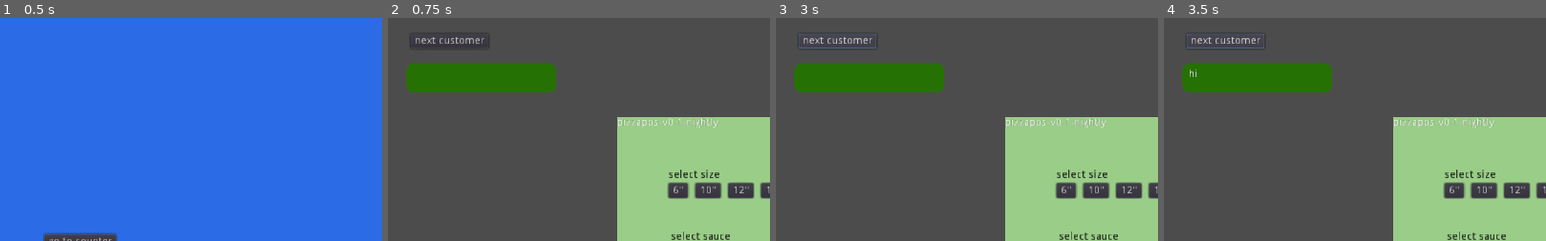
Above: before the commit, frames 1-4 (left to right).
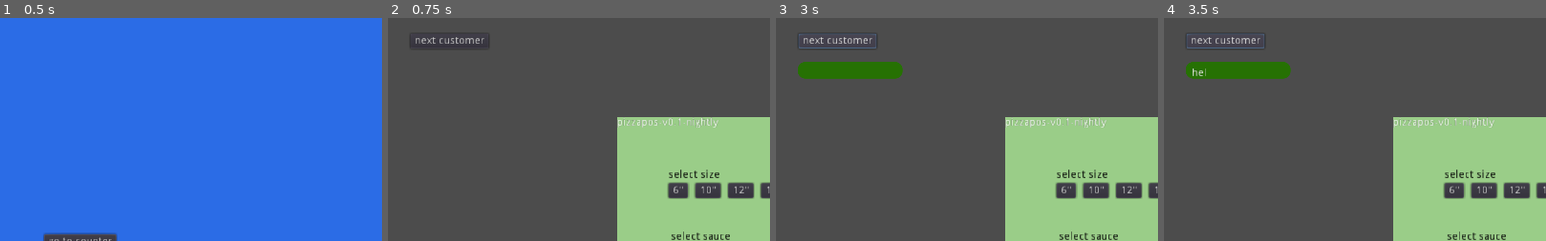
Above: after the commit, the same moments.

Repository: lstebner/pizzatheworld
Game: Godot game, scene res://scenes/PizzaShop.tscn
The game is run twice, just before and just after one commit, with the same random seed, the same clock (stepped at 60 frames per second) and the same inputs.
Inputs:
- Up to frame 1 (0.5 s): no input
- Up to frame 2 (0.75 s): click "go to counter" at 0.5 s
- Up to frame 3 (3 s): click "normal" at 1.25 s; click "normal" at 2 s; click "next customer" at 2.75 s
- Up to frame 4 (3.5 s): no input
The pictures show only the part of the screen within x 0-50%, y 0-50%; the shares and areas given below are measured in that part.

Frame 1 is identical in both runs. In frame 2, 5.1% of the frame differs, in the area x 4-44%, y 20-34%; in frame 3, 3.3%; in frame 4, 3.4%.

Commit message:
feat: Customer model
  - Models.Customer has been added and given the ability to choose an
    order at random, and turn it into an array of dialog messages
  - added timer to DialogBubble for delay after laster character is
    shown before signaling 'complete'
  - added logic to Counter to create customers adhoc, and display the
    dialog to order

  future considerations:
  move the customer dialog rendering from Counter to something with less
  other responsibilities

Diff:
--- a/Models.gd
+++ b/Models.gd
@@ -56,6 +56,18 @@
 
 	func setNoCheese():
 		cheese = Constants.CHEESES.none
+
+	func setCheese(newCheese):
+		cheese = newCheese
+
+	func setSauce(newSauce):
+		sauce = newSauce
+
+	func setToppings(listOfToppings):
+		toppings = listOfToppings
+
+	func numToppings():
+		return toppings.size()
 
 	func finishPrep():
 		if !isComplete(): return
@@ -247,3 +259,78 @@
 			items += "\n%s" % newLineItem
 
 		return items
+
+class Customer:
+	var desiredPizzas = []
+	var rng = RandomNumberGenerator.new()
+
+	func _init():
+		rng.randomize()
+		for i in 5:
+			desiredPizzas.append(pickPizza())
+
+	func pickPizza():
+		var pizza = Models.Pizza.new()
+
+		pizza.setSize(pickSizeForPizza())
+		pizza.setSauce(pickSauceForPizza())
+		pizza.setCheese(pickCheeseForPizza())
+		pizza.setToppings(pickToppingsForPizza())
+
+		return pizza
+
+	func pickSizeForPizza():
+		var randomSize = rng.randi() % Constants.PIZZA_SIZES.size()
+		return Constants.PIZZA_SIZES.values()[randomSize]
+
+	func pickSauceForPizza():
+		var randomSauce = rng.randi() % Constants.SAUCES.size()
+		return Constants.SAUCES.values()[randomSauce]
+
+	func pickCheeseForPizza():
+		var randomCheese = rng.randi() % Constants.CHEESES.size()
+		return Constants.CHEESES.values()[randomCheese]
+
+	func pickToppingsForPizza():
+		if rng.randi() % 3 == 1:
+			return []
+
+		var numToppings = rng.randi() % 8 - 3
+
+		if numToppings < 1: return []
+
+		var toppings = []
+
+		for i in numToppings:
+			var randomTopping = Constants.TOPPINGS.values()[rng.randi() % Constants.TOPPINGS.size()]
+			if !toppings.has(randomTopping):
+				toppings.append(randomTopping)
+
+		return toppings
+
+	func dialogForOrder():
+		var chosenPizza = desiredPizzas[rng.randi() % desiredPizzas.size()]
+		var dialog = []
+
+		# greeting
+		dialog.append("hello")
+		# size
+		dialog.append("I would like a %s pizza," % Constants.PIZZA_SIZE_LABELS[chosenPizza.size])
+		# sauce
+		dialog.append("with %s sauce," % Constants.SAUCES.keys()[chosenPizza.sauce])
+		# cheese
+		dialog.append("%s cheese," % Constants.CHEESES.keys()[chosenPizza.cheese])
+		# toppings
+		if chosenPizza.hasToppings():
+			var toppingsString = "and topped with "
+			if chosenPizza.numToppings() == 1:
+				toppingsString += Constants.TOPPINGS.keys()[chosenPizza.toppings[0]]
+			else:
+				for t in chosenPizza.toppings.slice(0, chosenPizza.toppings.size() - 1):
+					toppingsString += "%s..." % Constants.TOPPINGS.keys()[t]
+				toppingsString += " and %s" % Constants.TOPPINGS.keys()[chosenPizza.toppings[-1]]
+			dialog.append(toppingsString)
+		else:
+			dialog.append("and that's it!")
+
+		return dialog
--- a/scenes/Counter.gd
+++ b/scenes/Counter.gd
@@ -8,19 +8,46 @@
 
 const ORDER_MESSAGE = "hi there... i'll take a 6 inch pizza, with marinara sauce, extra cheese, mushrooms, and ... . .. olives."
 
+const DialogBubble = preload("res://scenes/DialogBubble.tscn")
+
+var customers = []
+var currentCustomerIndex = -1
+var currentDialogIndex = -1
+var orderDialog = null
 
 # Called when the node enters the scene tree for the first time.
 func _ready():
 	$LeaveButton.connect("pressed", self, "_on_leave_button_pressed")
 	$NextCustomerButton.connect("pressed", self, "_on_next_customer_button_pressed")
+	customers.append(Models.Customer.new())
 
+func createDialogBubbleWithMessage(message):
+	var dialog = DialogBubble.instance()
+	$dialog/VBoxContainer.add_child(dialog)
+	dialog.add_to_group("customer_dialog_bubbles")
+	dialog.setMessage(message)
+	dialog.connect("message_complete", self, "_on_dialog_message_complete")
 
-# Called every frame. 'delta' is the elapsed time since the previous frame.
-#func _process(delta):
-#	pass
+func clearExistingDialogBubbles():
+	var bubbles = get_tree().get_nodes_in_group("customer_dialog_bubbles")
+	for b in bubbles:
+		b.queue_free()
 
 func _on_leave_button_pressed():
 	emit_signal("leave")
 
 func _on_next_customer_button_pressed():
-	$CustomerDialog.setMessage(ORDER_MESSAGE)
+	clearExistingDialogBubbles()
+	currentCustomerIndex += 1
+	if currentCustomerIndex > customers.size() - 1:
+		customers.append(Models.Customer.new())
+
+	orderDialog = customers[currentCustomerIndex].dialogForOrder()
+	currentDialogIndex = 0
+	createDialogBubbleWithMessage(orderDialog[currentDialogIndex])
+
+func _on_dialog_message_complete():
+	currentDialogIndex += 1
+
+	if currentDialogIndex < orderDialog.size():
+		createDialogBubbleWithMessage(orderDialog[currentDialogIndex])
--- a/scenes/Counter.tscn
+++ b/scenes/Counter.tscn
@@ -18,6 +18,7 @@
 }
 
 [node name="CustomerDialog" parent="." instance=ExtResource( 3 )]
+visible = false
 margin_left = 24.923
 margin_top = 60.8122
 margin_right = 224.923
@@ -35,3 +36,13 @@
 __meta__ = {
 "_edit_use_anchors_": false
 }
+
+[node name="dialog" type="Node2D" parent="."]
+position = Vector2( 29.4528, 59.3387 )
+
+[node name="VBoxContainer" type="VBoxContainer" parent="dialog"]
+margin_right = 40.0
+margin_bottom = 40.0
+__meta__ = {
+"_edit_use_anchors_": false
+}
--- a/scenes/DialogBubble.gd
+++ b/scenes/DialogBubble.gd
@@ -1,4 +1,6 @@
 extends Label
+
+signal message_complete
 
 
 var currentLetterIndex = 0
@@ -8,7 +10,7 @@
 # Called when the node enters the scene tree for the first time.
 func _ready():
 	$Timer.connect("timeout", self, "_on_timer_timeout")
-
+	$CompleteTimer.connect("timeout", self, "_on_complete_timer_timeout")
 
 func setMessage(newMessage):
 	message = newMessage
@@ -21,4 +23,8 @@
 	self.text = message.substr(0, currentLetterIndex)
 
 	if currentLetterIndex > message.length():
+		$CompleteTimer.start()
 		$Timer.stop()
+
+func _on_complete_timer_timeout():
+	emit_signal("message_complete")
--- a/scenes/DialogBubble.tscn
+++ b/scenes/DialogBubble.tscn
@@ -15,6 +15,8 @@
 [node name="DialogBubble" type="Label"]
 margin_right = 200.0
 margin_bottom = 39.0
+rect_min_size = Vector2( 140, 0 )
+size_flags_horizontal = 3
 custom_styles/normal = SubResource( 1 )
 autowrap = true
 script = ExtResource( 1 )
@@ -24,3 +26,6 @@
 
 [node name="Timer" type="Timer" parent="."]
 wait_time = 0.2
+
+[node name="CompleteTimer" type="Timer" parent="."]
+one_shot = true
